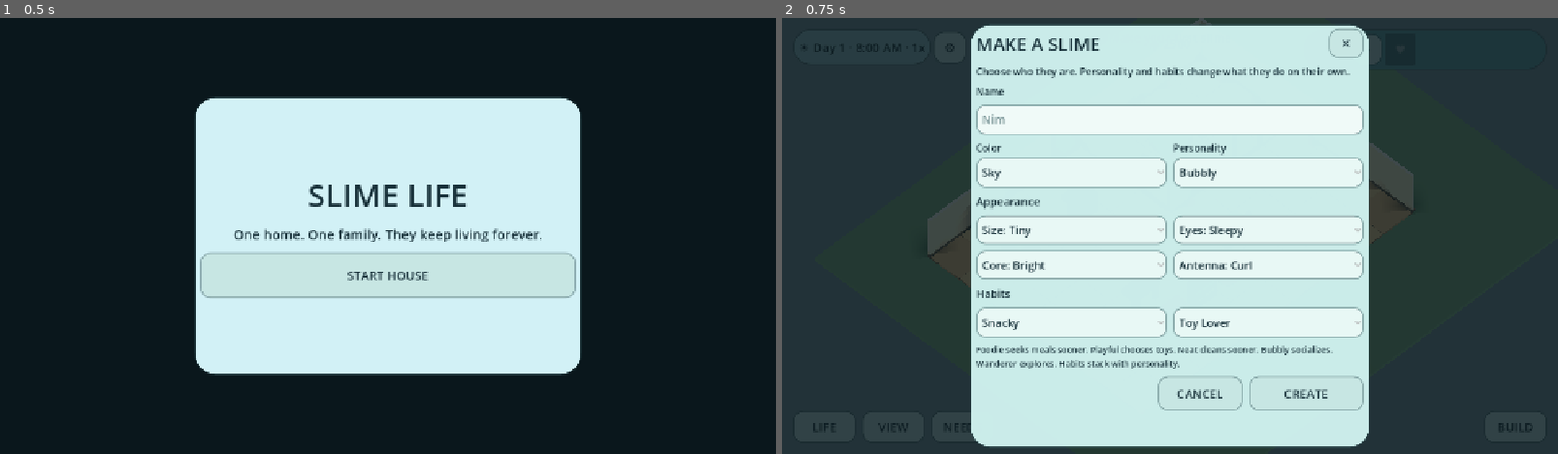
Above: before the commit, frames 1-2 (left to right).
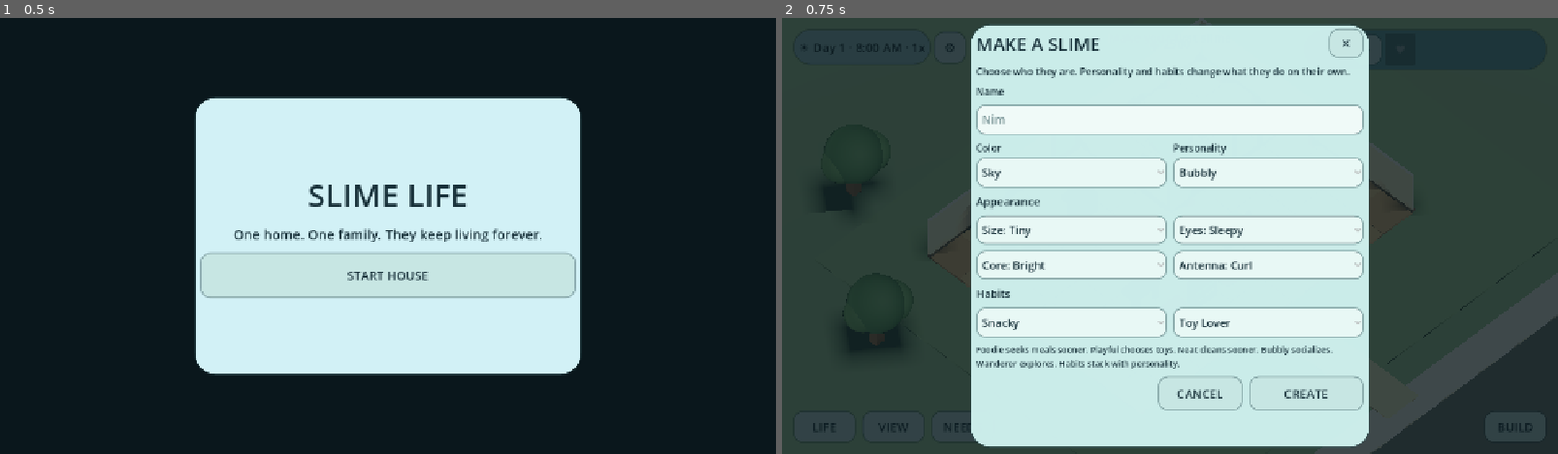
Above: after the commit, the same moments.

Repository: wisteria477/Slime-game
Game: Godot game, scene res://scenes/Main.tscn
Two runs of this game, one before a commit and one after it. Both use one fixed random seed, a clock stepped at 60 frames per second and the inputs below.
Inputs:
- Up to frame 1 (0.5 s): no input
- Up to frame 2 (0.75 s): click "START HOUSE" at 0.5 s

Frame 1 is identical in both runs. In frame 2, 2.8% of the frame differs, in the area x 6-100%, y 26-100%.

Commit message:
Replace empty lot void with neighborhood ground road path and trees

Diff:
--- a/scripts/build_system.gd
+++ b/scripts/build_system.gd
@@ -48,6 +48,7 @@
 var wall_root: Node3D
 var furniture_root: Node3D
 var lot_root: Node3D
+var context_root: Node3D
 var roof_root: Node3D
 var roof_enabled := false
 var windows: Array[Dictionary] = []
@@ -56,6 +57,11 @@
 var current_build_level := 0
 
 func _ready() -> void:
+    context_root = Node3D.new()
+    context_root.name = "NeighborhoodContext"
+    add_child(context_root)
+    _make_lot_context()
+
     lot_root = Node3D.new()
     lot_root.name = "House"
     add_child(lot_root)
@@ -387,14 +393,71 @@
     set_cutaway_visible(true)
     changed.emit()
 
+func _make_lot_context() -> void:
+    var world_ground := MeshInstance3D.new()
+    world_ground.name = "WorldGround"
+    var world_mesh := BoxMesh.new()
+    world_mesh.size = Vector3(46.0, 0.12, 42.0)
+    world_ground.mesh = world_mesh
+    world_ground.position = Vector3((GRID_SIZE.x - 1) * CELL_SIZE * 0.5, -0.24, (GRID_SIZE.y - 1) * CELL_SIZE * 0.5)
+    world_ground.material_override = _material(Color("6f8a72"), 0.98)
+    context_root.add_child(world_ground)
+
+    var road := MeshInstance3D.new()
+    road.name = "Road"
+    var road_mesh := BoxMesh.new()
+    road_mesh.size = Vector3(38.0, 0.06, 4.6)
+    road.mesh = road_mesh
+    road.position = Vector3((GRID_SIZE.x - 1) * CELL_SIZE * 0.5, -0.14, GRID_SIZE.y * CELL_SIZE + 5.0)
+    road.material_override = _material(Color("4d5456"), 0.98)
+    context_root.add_child(road)
+
+    var sidewalk := MeshInstance3D.new()
+    sidewalk.name = "Sidewalk"
+    var sidewalk_mesh := BoxMesh.new()
+    sidewalk_mesh.size = Vector3(38.0, 0.08, 1.25)
+    sidewalk.mesh = sidewalk_mesh
+    sidewalk.position = Vector3((GRID_SIZE.x - 1) * CELL_SIZE * 0.5, -0.08, GRID_SIZE.y * CELL_SIZE + 2.25)
+    sidewalk.material_override = _material(Color("b5b0a5"), 0.94)
+    context_root.add_child(sidewalk)
+
+    var path := MeshInstance3D.new()
+    path.name = "FrontPath"
+    var path_mesh := BoxMesh.new()
+    path_mesh.size = Vector3(1.4, 0.06, 5.2)
+    path.mesh = path_mesh
+    path.position = Vector3(5.0 * CELL_SIZE, -0.035, GRID_SIZE.y * CELL_SIZE - 0.35)
+    path.material_override = _material(Color("b9a78d"), 0.92)
+    context_root.add_child(path)
+
+    var tree_positions := [
+        Vector3(-3.0, 0.0, 2.0),
+        Vector3(19.0, 0.0, 3.0),
+        Vector3(-2.5, 0.0, 13.5),
+        Vector3(19.5, 0.0, 14.0),
+        Vector3(1.0, 0.0, -3.0),
+        Vector3(16.5, 0.0, -2.5),
+    ]
+    for position_value in tree_positions:
+        _make_context_tree(position_value)
+
+func _make_context_tree(position_value: Vector3) -> void:
+    var root := Node3D.new()
+    root.position = position_value
+    context_root.add_child(root)
+    _box(root, Vector3(0.34, 1.4, 0.34), Vector3(0, 0.70, 0), Color("6b513f"))
+    _sphere(root, 0.95, Vector3(0, 1.75, 0), Color("4f7754"))
+    _sphere(root, 0.68, Vector3(0.52, 1.62, 0.18), Color("5e865e"))
+    _sphere(root, 0.62, Vector3(-0.48, 1.58, -0.12), Color("5a8059"))
+
 func _make_lot_ground() -> void:
     var ground := MeshInstance3D.new()
     ground.name = "LotGround"
     var mesh := BoxMesh.new()
-    mesh.size = Vector3(GRID_SIZE.x * CELL_SIZE + 2.4, 0.12, GRID_SIZE.y * CELL_SIZE + 2.4)
+    mesh.size = Vector3(GRID_SIZE.x * CELL_SIZE + 2.4, 0.07, GRID_SIZE.y * CELL_SIZE + 2.4)
     ground.mesh = mesh
-    ground.position = Vector3((GRID_SIZE.x - 1) * CELL_SIZE * 0.5, -0.08, (GRID_SIZE.y - 1) * CELL_SIZE * 0.5)
-    ground.material_override = _material(Color("55745f"), 0.96)
+    ground.position = Vector3((GRID_SIZE.x - 1) * CELL_SIZE * 0.5, -0.10, (GRID_SIZE.y - 1) * CELL_SIZE * 0.5)
+    ground.material_override = _material(Color("718d70"), 0.96)
     add_child(ground)
 
 func _place_floor(cell: Vector2i) -> void:
